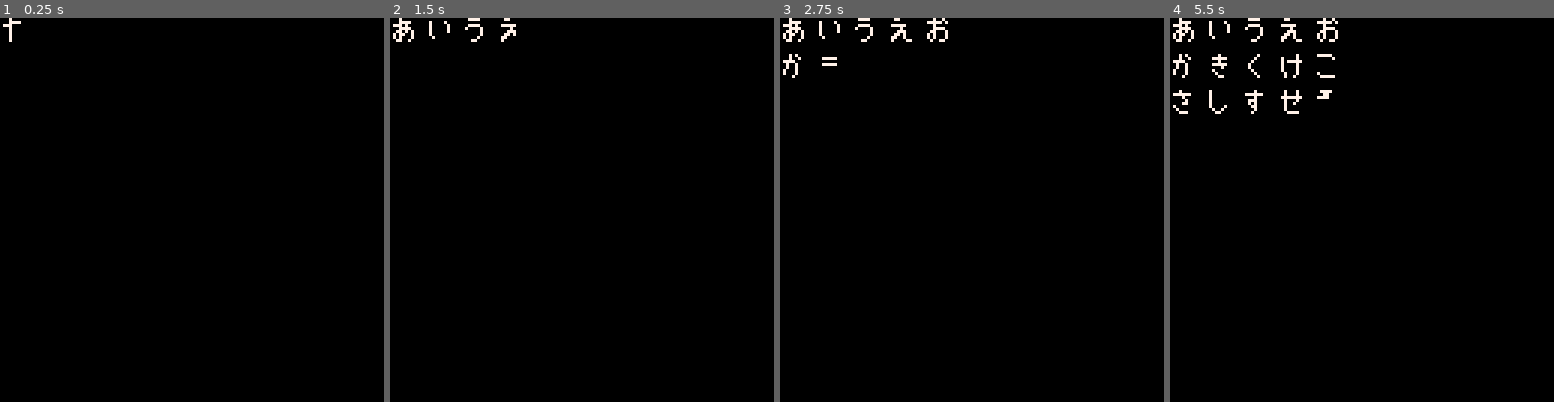
Above: before the commit, frames 1-4 (left to right).
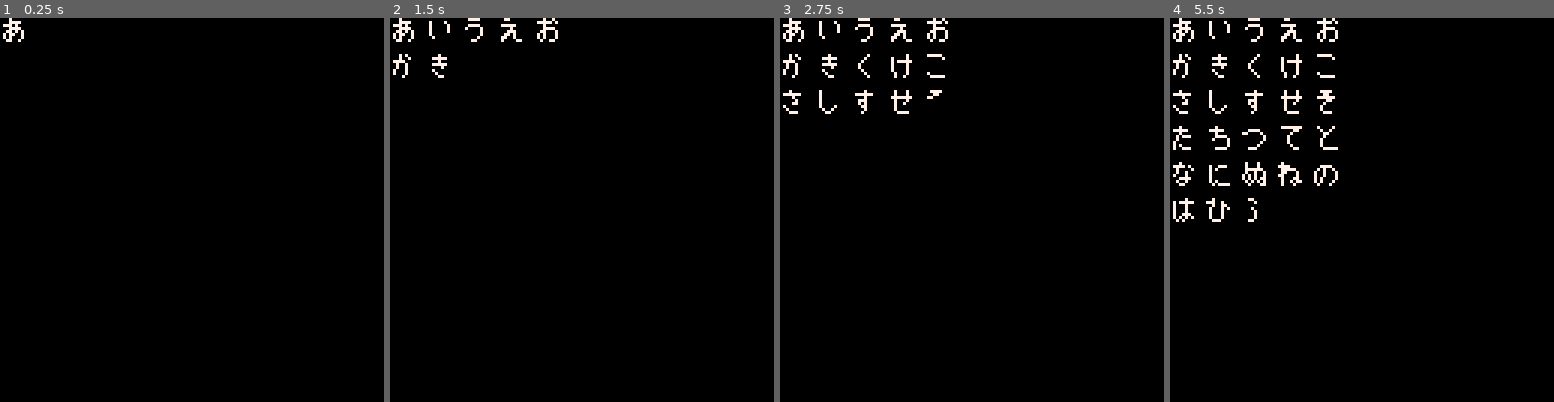
Above: after the commit, the same moments.

Repository: SestrenExsis/KanaPractice
Game: PICO-8 cartridge kana_practice.p8
Two runs of this game, one before a commit and one after it. Both use one fixed random seed, a clock stepped at 60 frames per second and the inputs below.
Inputs:
- Up to frame 1 (0.25 s): no input
- Up to frame 2 (1.5 s): tap X (X key) at 0.33, 1.07 s
- Up to frame 3 (2.75 s): hold Right 1.6-2.1 s; tap X (X key) at 1.85 s; hold Up 2.15-2.42 s; hold Right from 2.47 s (still down)
- Up to frame 4 (5.5 s): tap X (X key) at 2.97, 4.08, 5.2 s; release Right at 3.03 s; hold Left 3.08-3.58 s; hold Down 3.63-3.97 s; hold Right 4.02-4.68 s; hold Up 4.73-5.03 s; hold Left from 5.08 s (still down)

The runs differ from the first frame. In frame 1, less than 0.1% of the frame differs, in the area x 0-7%, y 1-7%; in frame 2, 0.4%; in frame 3, 0.7%; in frame 4, 1.6%, in the area x 0-44%, y 20-54%.

Commit message:
Simplify colors on strokes

Diff:
--- a/kana_practice.p8
+++ b/kana_practice.p8
@@ -192,11 +192,11 @@
 _kana["wo"]={139,140,141,142}
 _kana["n"]={143,144}
 
-function drawkana(name,x,y)
-	for id in all(_kana[name]) do
-		local sx=(id*8)%128
-		local sy=(flr(id/16))*8
-		for c in all({7,14,8,2}) do
+function drawkana(kana,x,y)
+	for id in all(_kana[kana]) do
+		local sx=8*(id%16)
+		local sy=8*flr(id/16)
+		for c in all({7,14}) do
 			for xx=sx,sx+7 do
 				for yy=sy,sy+7 do
 					if sget(xx,yy)==c then
Not shown, changed: 72 lines of the sprite sheet (__gfx__) section of kana_practice.p8
Not shown, changed: hiragana_stroke_order.png
